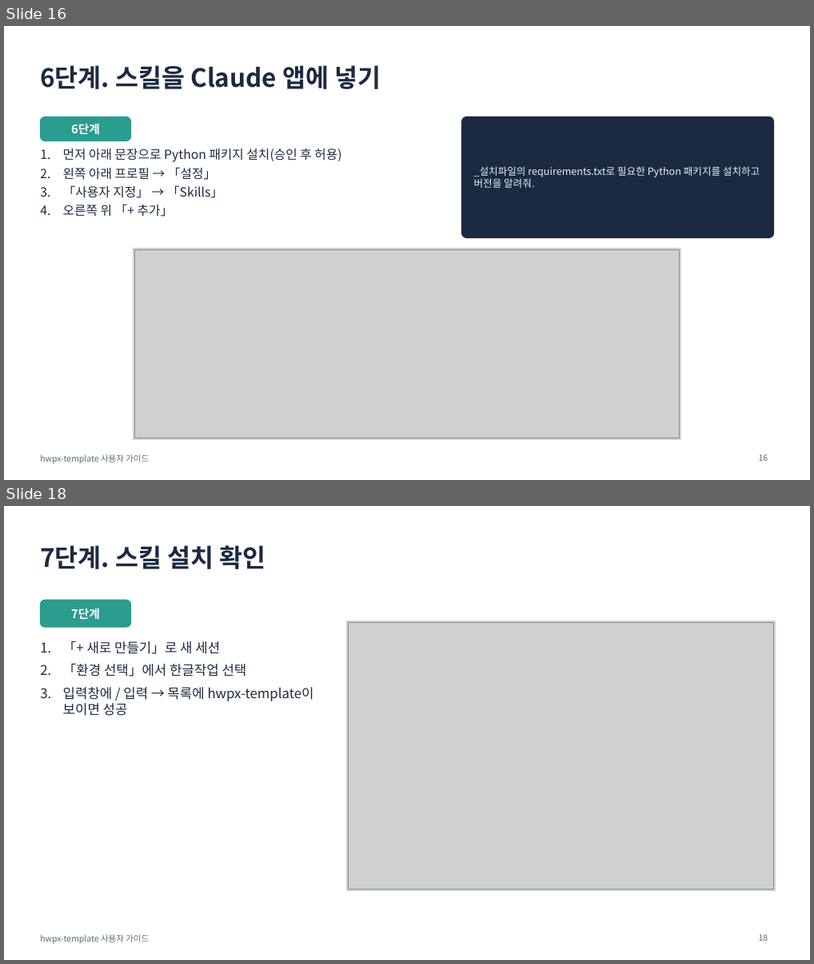
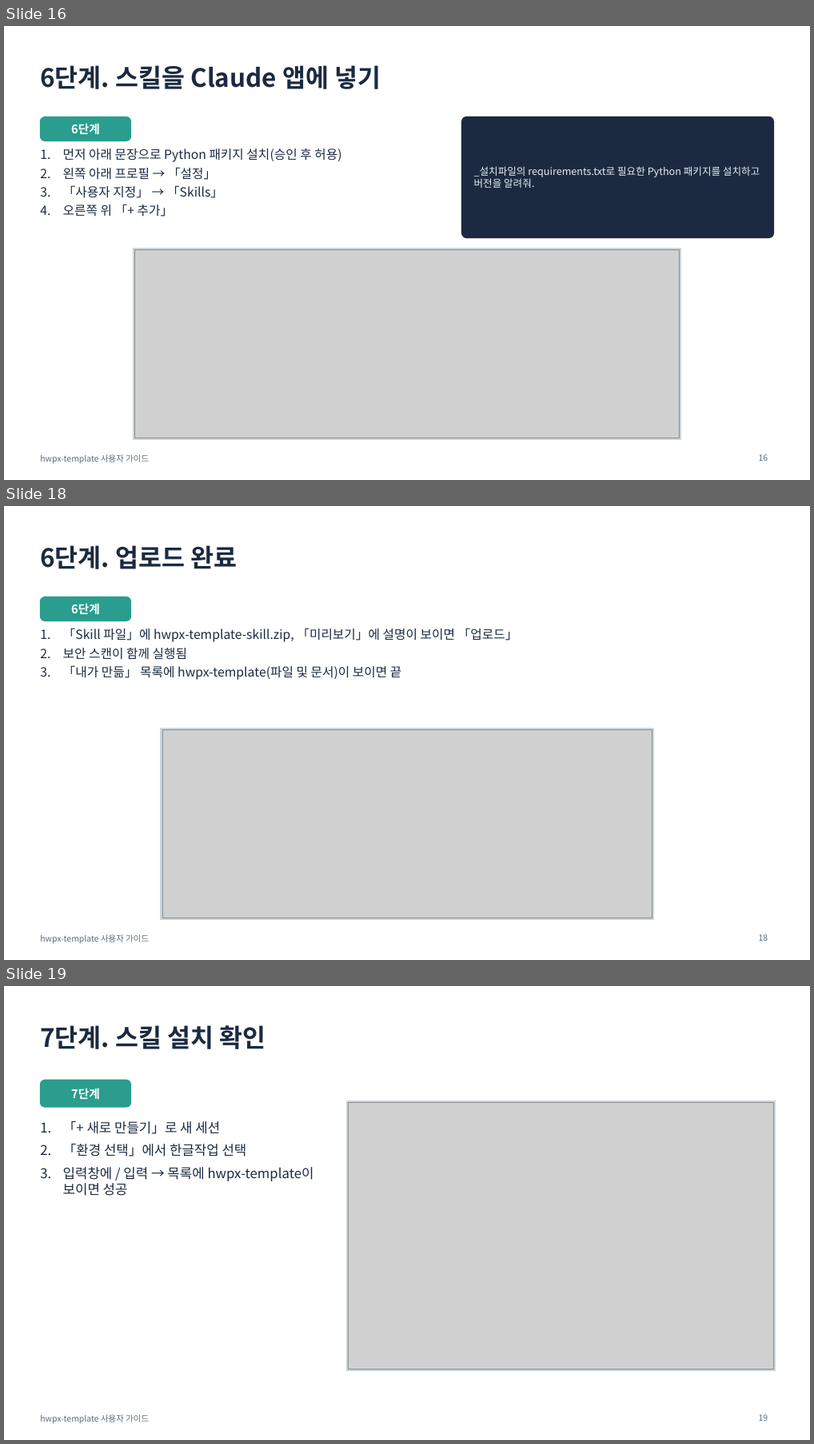
Before and after one commit to emilyJ7/hwpx-template-public, a slide deck: docs/사용자가이드.pptx. Shown one above the other, each under a label of ours: slides 16 and 18 before the commit, slides 16, 18 and 19 after it; the slides between them are not shown. The pictures are 814x964 and 814x1444 pixels, drawn with LibreOffice and Linux fonts; fonts in the diff are those of the drawing; grey boxes stand for pictures. Boxes give left, top, right and bottom in pixels: in the first picture for what was removed or moved away, otherwise in the second. Text is boxed around its words. In the diff, an @@ line names an element or a change of style, - is before the commit and + after.

```diff
--- a/docs/사용자가이드.pptx
+++ b/docs/사용자가이드.pptx
@@ slide 18 added at (4, 506, 810, 960), background #FFFFFF; not listed: 1 template element that a slide beside it also shows @@
@@ title added at (40, 545, 237, 569), 30 pt, text #1B2A41, bold @@
+6단계. 업로드 완료
@@ rounded rectangle added at (40, 596, 131, 621), fill #2A9D8F, outline #2A9D8F 1 pt @@
@@ text added at (71, 603, 100, 615), 14 pt, text #FFFFFF, bold @@
+6단계
@@ text added at (63, 628, 518, 680), 15 pt, text #1B2A41 @@
+1. 「Skill 파일」에 hwpx-template-skill.zip, 「미리보기」에 설명이 보이면 「업로드」
+2. 보안 스캔이 함께 실행됨
+3. 「내가 만듦」 목록에 hwpx-template(파일 및 문서)이 보이면 끝
@@ rectangle added at (161, 728, 654, 919), fill #CBD5DE, outline #CBD5DE 1 pt @@
@@ picture added at (162, 730, 652, 917) @@
@@ page number added at (759, 934, 769, 940), 10 pt, text #5B6B7C @@
+18
@@ what was slide 18 is now slide 19 @@
```
Also in this commit, not shown: 1 slide changed, 7 other files.
